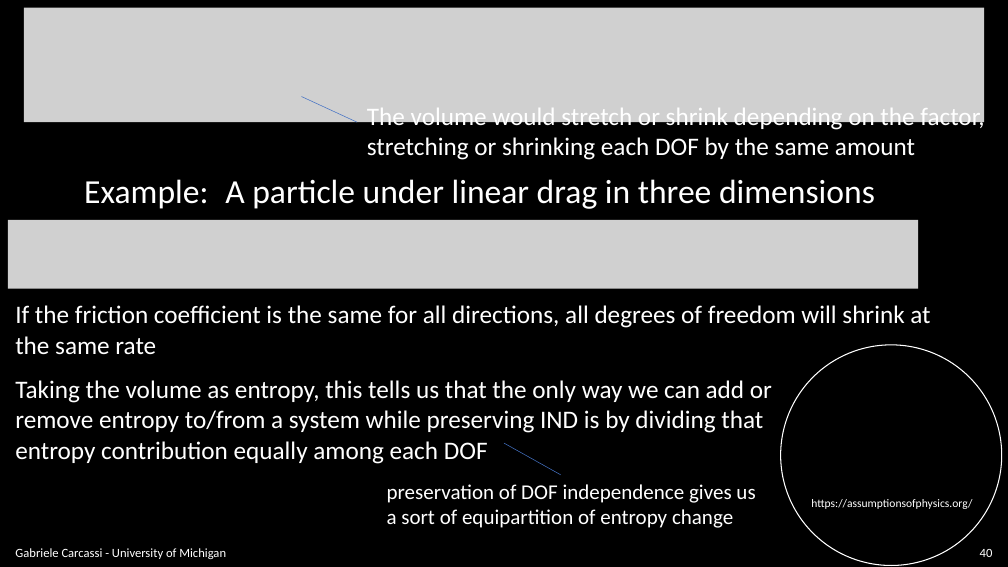
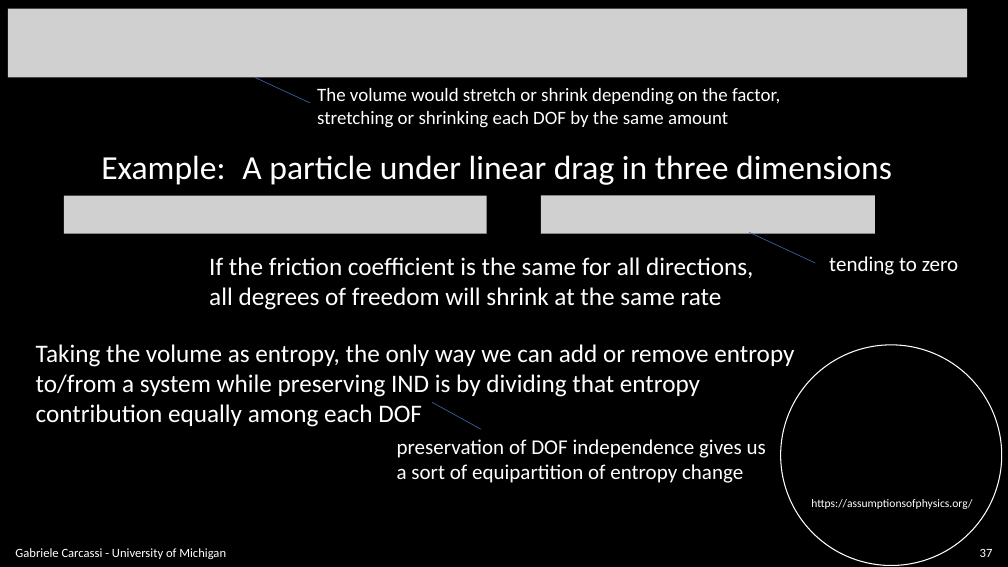
Before and after one commit to assumptionsofphysics/slides, a slide deck: slide 37 of BookCompanions-v2/RP-Class-4.pptx (slide 40 before the commit). Drawn at 1008x567 pixels with LibreOffice and Linux fonts; fonts in the diff are those of the drawing; grey boxes stand for pictures; background and template pictures are left out. Boxes give left, top, right and bottom in pixels: in the first picture for what was removed or moved away, otherwise in the second. Text is boxed around its words. In the diff, an @@ line names an element or a change of style, - is before the commit and + after.

```diff
--- a/BookCompanions-v2/RP-Class-4.pptx
+++ b/BookCompanions-v2/RP-Class-4.pptx
@@ picture: place and size @@
-picture at (24, 8, 985, 122)
+picture at (8, 8, 967, 77)
@@ line moved from (302, 97) - (357, 123) to (255, 77) - (310, 103) @@
@@ text "The volume would stretch or ...": place and size @@
-text "The volume would stretch or ..." at (367, 108, 984, 160)
+text "The volume would stretch or ..." at (317, 88, 780, 128)
@@ text "The volume would stretch or ..." at (317, 88, 780, 128): size 24 to 18 pt @@
@@ text "Example:": place and size @@
-text "Example:" at (84, 179, 208, 209)
+text "Example:" at (101, 155, 225, 185)
@@ text "A particle under linear drag ...": place and size @@
-text "A particle under linear drag ..." at (225, 179, 875, 209)
+text "A particle under linear drag ..." at (242, 155, 892, 185)
@@ picture added at (64, 196, 487, 234) @@
@@ picture added at (541, 196, 876, 234) @@
@@ picture removed at (8, 220, 918, 289) @@
@@ line added from (816, 263) to (749, 232), #4472C4 0.5 pt @@
@@ text at (209, 257, 753, 310): spaces changed @@
-If the friction coefficient is the same for all directions, all degrees of freedom will shrink at
-the same rate
+If the friction coefficient is the same for all directions,
+all degrees of freedom will shrink at the same rate
@@ text added at (829, 256, 958, 275), 20 pt, text #FFFFFF @@
+tending to zero
@@ text at (36, 344, 794, 427): text changed @@
-Taking the volume as entropy, this tells us that the only way we can add or
-remove entropy to/from a system while preserving IND is by dividing that
-entropy contribution equally among each DOF
+Taking the volume as entropy, the only way we can add or remove entropy
+to/from a system while preserving IND is by dividing that entropy
+contribution equally among each DOF
@@ line moved from (504, 443) - (561, 475) to (432, 402) - (481, 430) @@
@@ text "preservation of DOF independence gives ...": place and size @@
-text "preservation of DOF independence gives ..." at (387, 484, 755, 528)
+text "preservation of DOF independence gives ..." at (397, 439, 766, 483)
@@ page number at (980, 549, 993, 557): text changed @@
-40
+37
```
Also in this commit, not shown: 15 other slides changed, 3 slides removed, 1 other file.
